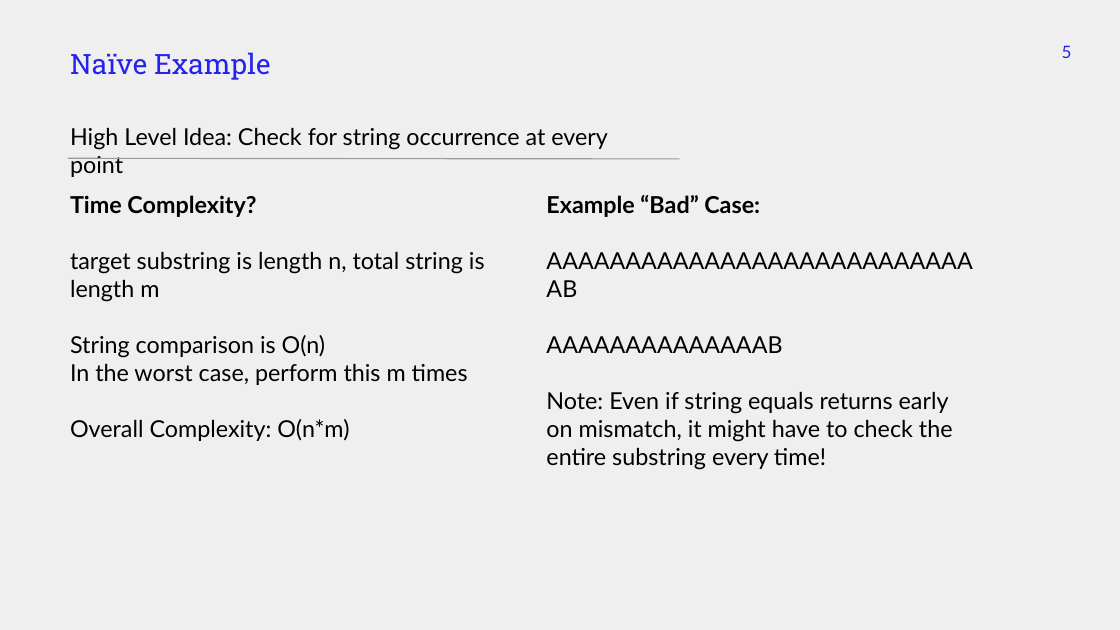
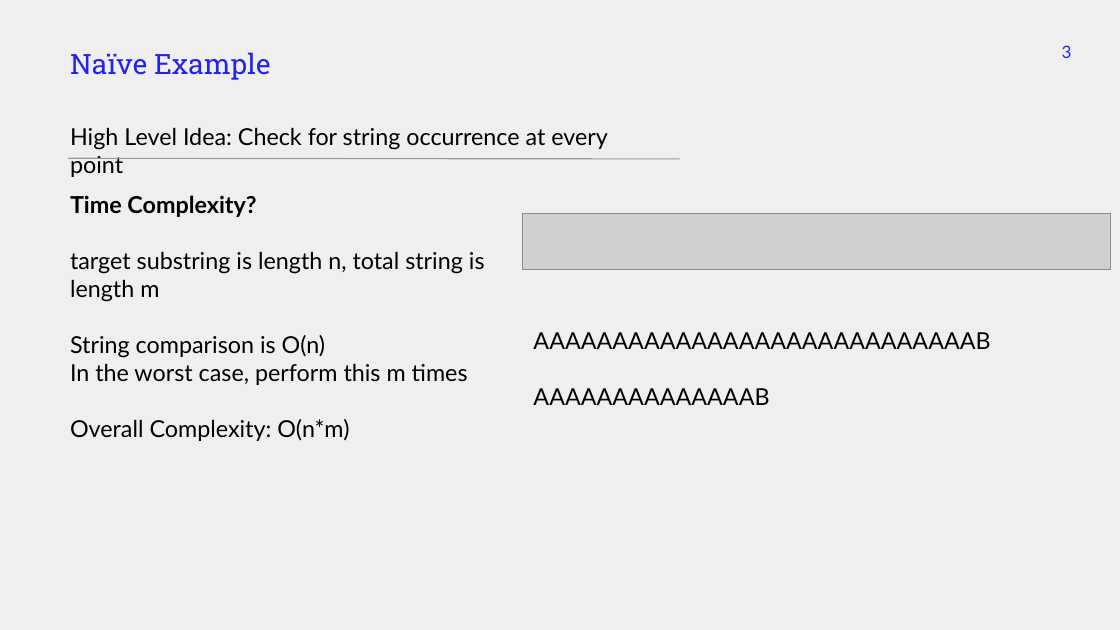
Before and after one commit to markfloryan/advalgo_projects, a slide deck: slide 3 of projects/12-KnuthMorrisPratt/slides/presentation_KMP.pptx (slide 5 before the commit). Drawn at 1120x630 pixels with LibreOffice and Linux fonts; fonts in the diff are those of the drawing; grey boxes stand for pictures. Boxes give left, top, right and bottom in pixels: in the first picture for what was removed or moved away, otherwise in the second. Text is boxed around its words. In the diff, an @@ line names an element or a change of style, - is before the commit and + after.

```diff
--- a/projects/12-KnuthMorrisPratt/slides/presentation_KMP.pptx
+++ b/projects/12-KnuthMorrisPratt/slides/presentation_KMP.pptx
@@ page number at bbox=[1062, 45, 1072, 58]: text changed @@
-5
+3
@@ title removed at bbox=[546, 195, 953, 470] @@
-Example “Bad” Case:
-AAAAAAAAAAAAAAAAAAAAAAAAAAAAB
-AAAAAAAAAAAAAAB
-Note: Even if string equals returns early on mismatch, it might have to check the entire substring every time!
@@ picture added at bbox=[522, 214, 1110, 270] @@
@@ text added at bbox=[533, 332, 990, 405], 15 pt, text #000000 @@
+AAAAAAAAAAAAAAAAAAAAAAAAAAAAB
+AAAAAAAAAAAAAAB
```
Also in this commit, not shown: 4 other slides changed, 6 slides removed, 1 other file.
